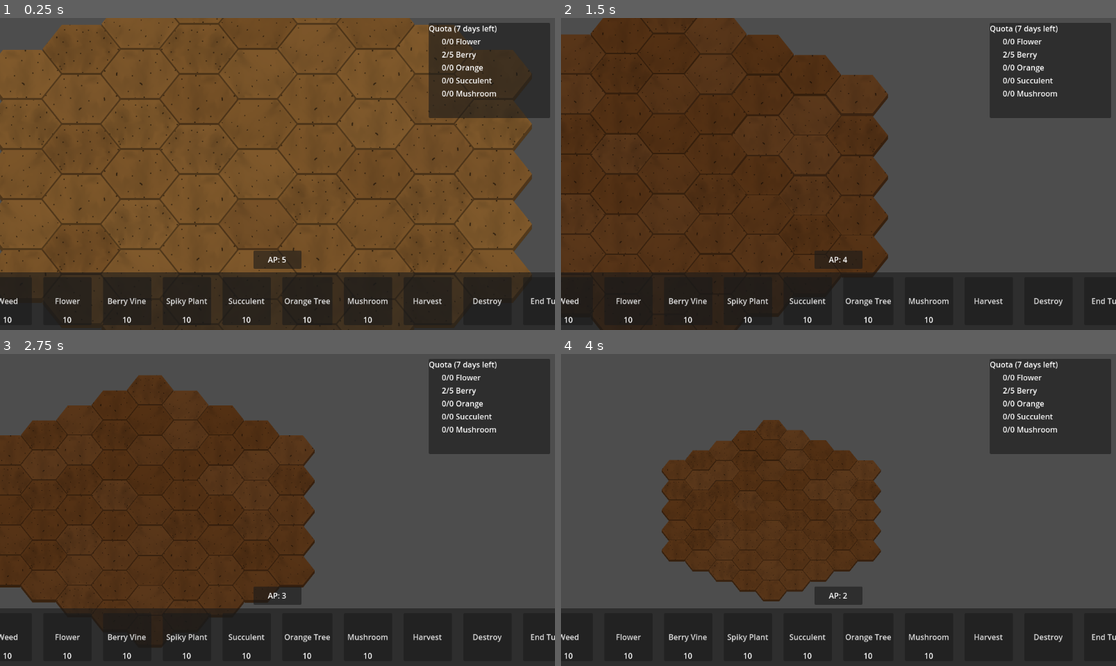
Above: before the commit, frames 1-4 (two rows, left to right).
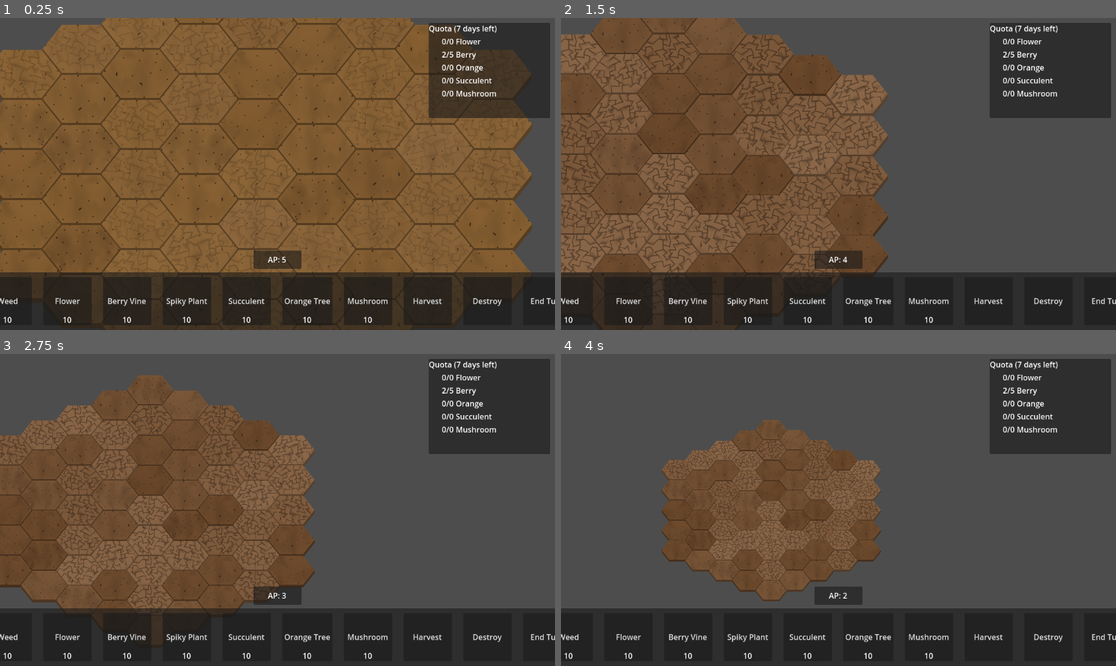
Above: after the commit, the same moments.

Repository: CiaranWoodward/LD54
Game: Godot game, scene res://Level.tscn
Two runs of this game, one before a commit and one after it. Both use one fixed random seed, a clock stepped at 60 frames per second and the inputs below. The engine's default icon, where the game draws it, is replaced by a stand-in: a white triangle on a blue panel in a dark square.
Inputs (mouse positions are in pixels of both pictures, inside the frame that each line leads up to):
- Up to frame 1 (0.25 s): no input
- Up to frame 2 (1.5 s): move the mouse to (960, 158) at 0.52 s; hold Right (ui_right) 0.53-1.25 s; hold Mouse wheel down (zoom_in) 0.53-1.25 s; click (960, 158) at 0.67 s; drag from (727, 189) to (810, 236) at 1.27 s
- Up to frame 3 (2.75 s): move the mouse to (333, 441) at 2.02 s; hold Right (ui_right) from 2.03 s (still down); hold Mouse wheel down (zoom_in) from 2.03 s (still down)
- Up to frame 4 (4 s): release Right (ui_right) at 2.75 s; release Mouse wheel down (zoom_in) at 2.75 s; drag from (810, 572) to (672, 463) at 2.77 s; move the mouse to (1005, 556) at 3.52 s; hold Left (ui_left) from 3.53 s (still down); hold Mouse wheel down (zoom_in) from 3.53 s (still down)

The runs differ from the first frame. In frame 1, 3.0% of the frame differs, in the area x 0-96%, y 0-98%; in frame 2, 29%, in the area x 0-59%, y 0-95%; in frame 3, 21%; in frame 4, 10%.

Commit message:
implemented spiky plant and made weeds kill other plants

Diff:
--- a/Plants/BasePlant.gd
+++ b/Plants/BasePlant.gd
@@ -29,6 +29,10 @@
 		parent_tile.child_plant = null
 		parent_tile = null
 
+## Make the plant dead
+func kill():
+	pass
+
 ## Run the plant logic, which might affect neighboring tiles
 func tick():
 	age += 1
--- a/Plants/Flower.gd
+++ b/Plants/Flower.gd
@@ -2,8 +2,8 @@
 extends BasePlant
 
 ## How long until the plant is fully grown
-@export var time_to_grow = 3
-@export var time_to_dead = 6
+@export var time_to_grow: int = 2
+@export var time_to_dead: int = 5
 
 @onready var stateMachine = $AnimationTree["parameters/playback"]
 
@@ -26,12 +26,22 @@
 	destroy()
 
 func destroy():
-	super.destroy()
+	super()
+
+func kill():
+	super()
+	age += time_to_dead
+	status = Status.DEAD
+	stateMachine.travel("Withered")
 
 func tick():
 	super()
+	# if flower isnt dead, increase fertility of tile and tiles adjacent
 	if status != Status.DEAD:
 		parent_tile.fertility += 2
+		var to_fertilize = parent_tile.getAdjacent()
+		for tile in to_fertilize:
+			tile.fertility += 1
 	if age > time_to_dead:
 		if status != Status.DEAD:
 			stateMachine.travel("Withered")
--- a/Plants/SpikyPlant.gd
+++ b/Plants/SpikyPlant.gd
@@ -1,11 +1,33 @@
 class_name SpikyPlant
 extends BasePlant
+
+@export var kill_percent: int = 90
 
 static func plant_name():
 	return "Spiky Plant"
 
 static func plant_description():
-	return "Kills everything around it."
+	return "Kills plants around it."
 
 func plant_type():
 	return Global.PlantType.SPIKY_PLANT
+
+func tick():
+	super()
+	# get the tiles that the spiky plant will kill
+	var toKill = parent_tile.getAdjacent().filter(func(tile: PlantTile):
+		return randi_range(0, 100) < kill_percent
+	).filter(func(tile: PlantTile):
+		return tile.is_occupied()
+	).filter(func(tile: PlantTile):
+		return tile.child_plant.plant_type() != Global.PlantType.SPIKY_PLANT
+	).filter(func(tile: PlantTile):
+		return tile.child_plant.status != Status.DEAD
+	)
+	# Kill the plant if the plant is not a spiky plant and is not dead
+	for tile in toKill:
+		tile.child_plant.kill()
+
+func kill():
+	super()
+	destroy()
--- a/Plants/Succulent.gd
+++ b/Plants/Succulent.gd
@@ -9,3 +9,7 @@
 
 func plant_type():
 	return Global.PlantType.SUCCULENT
+
+func kill():
+	super()
+	destroy()
--- a/Plants/Weed.gd
+++ b/Plants/Weed.gd
@@ -11,6 +11,11 @@
 static func plant_description():
 	return "Why won't it die?!"
 
+func _ready():
+	scale.x = 1 if randi_range(0, 1) else -1
+	scale *= randf_range(0.9, 1.1)
+	$Weed/AnimatedSprite2D.frame = randi_range(0, 1)
+
 func plant_type():
 	return Global.PlantType.WEED
 
@@ -18,25 +23,30 @@
 	destroy()
 
 func destroy():
-	super.destroy()
+	super()
+
+func kill():
+	super()
+	destroy()
 
 func tick():
 	super()
 	# get the tiles that the weed will spread to
 	var toSpread = parent_tile.getAdjacent().filter(func(tile: PlantTile):
-		# exclude occupied tiles
-		if tile.is_occupied():
-			return false
-
-		if tile.is_fertile():
-			return randi() % 100 < spread_percent_fertile
+		if tile.is_fertile:
+			return randi_range(0, 100) < spread_percent_fertile
 		else:
-			return randi() % 100 < spread_percent_infertile
+			return randi_range(0, 100) < spread_percent_infertile
+	).filter(func(tile: PlantTile):
+		return !(tile.is_occupied() && tile.child_plant.plant_type() == Global.PlantType.WEED)
 	)
 	# Create a new weed on the tiles which it is spreading to
 	for tile in toSpread:
-		var weed = load("res://Plants/Weed.tscn").instantiate()
-		weed.sow(tile)
+		if (tile.is_occupied() && tile.child_plant.status != Status.DEAD):
+			tile.child_plant.kill()
+		else:
+			var weed = load("res://Plants/Weed.tscn").instantiate()
+			weed.sow(tile)
 
 
 func can_sow(tile : PlantTile) -> bool:
--- a/Tiles/plant_tile.gd
+++ b/Tiles/plant_tile.gd
@@ -3,7 +3,7 @@
 
 const MAX_FERTILITY = 10
 
-@export var decay_percent = 50
+@export var decay_percent = 20
 
 @export var color_fertile = Color.BROWN
 @export var color_dry = Color.BEIGE
@@ -11,7 +11,8 @@
 @export var ripple_period = 0.25
 @export_range(0.00, 1.0) var ripple_inverse_damping = 0.5
 
-var fertility : int = 10 : set = set_fertile
+var fertility : int = randi_range(4, 7) : set = set_fertile
+var is_fertile: bool = fertility > 5
 var child_plant : BasePlant = null : set = set_child_plant
 
 var _dry_tween
@@ -26,18 +27,22 @@
 	_base_position = position
 
 func set_fertile(newFertile):
-	var was_fertile = is_fertile()
+	var was_fertile = is_fertile
 	fertility = newFertile
 	if fertility > MAX_FERTILITY:
 		fertility = MAX_FERTILITY
 	if fertility < 0:
 		fertility = 0
-	if is_fertile() != was_fertile:
+	if (was_fertile && fertility <= 3):
+		is_fertile = false
+	if (!was_fertile && fertility >= 7):
+		is_fertile = true
+	if is_fertile != was_fertile:
 		_update_image()
 	_update_color()
 
 func _update_image():
-	if is_fertile():
+	if is_fertile:
 		$Tile/Dry.visible = false
 		$Tile/Wet.frame = randi() % $Tile/Wet.sprite_frames.get_frame_count("default")
 		$Tile/Wet.scale = Vector2(1 if randi() % 2 else -1, 1)
@@ -90,9 +95,6 @@
 		return is_instance_valid(tile)
 	)
 
-func is_fertile() -> bool:
-	return (fertility > 5)
-
 func is_occupied() -> bool:
 	return is_instance_valid(child_plant)
 
@@ -100,7 +102,7 @@
 	# decay the fertility by 1 randomly if unoccupied
 	if is_occupied():
 		child_plant.tick()
-	elif randi() % 100 < decay_percent:
+	if randi_range(0, 100) < decay_percent:
 		self.fertility -= 1
 
 # Called every frame. 'delta' is the elapsed time since the previous frame.
Not shown: 1 places in Plants/Mushroom.tscn that only renumber resources
